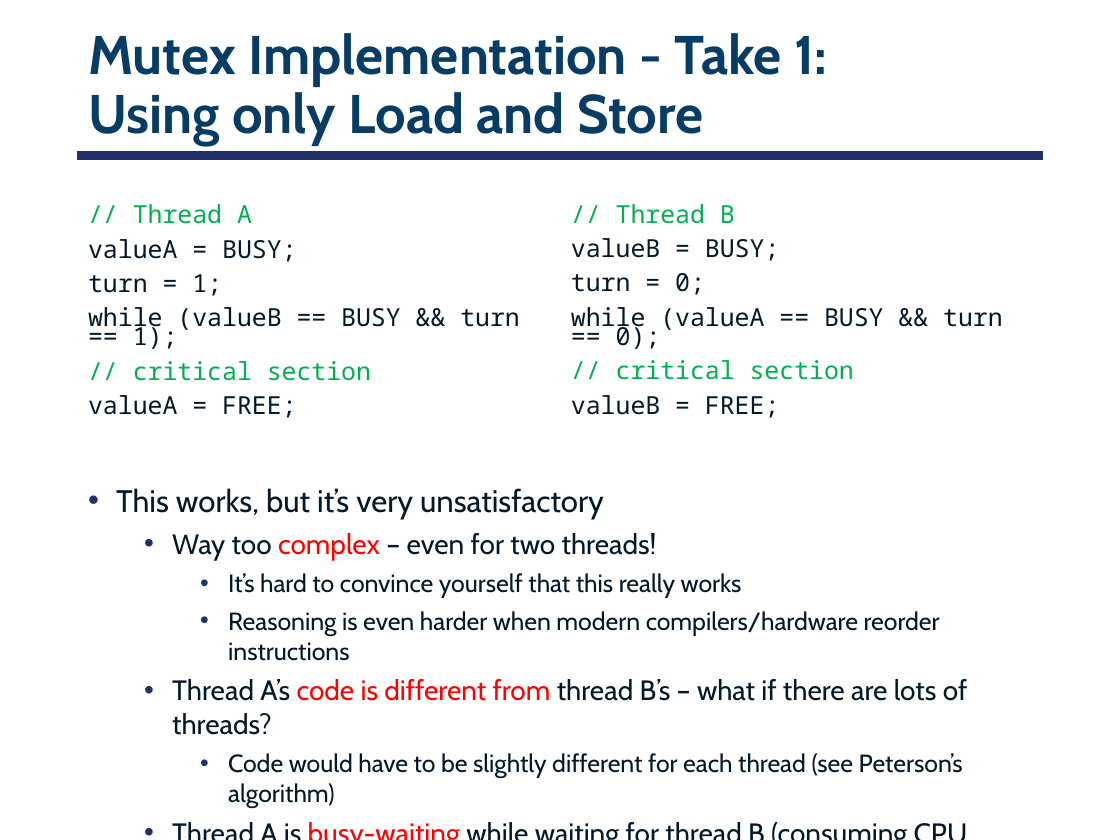
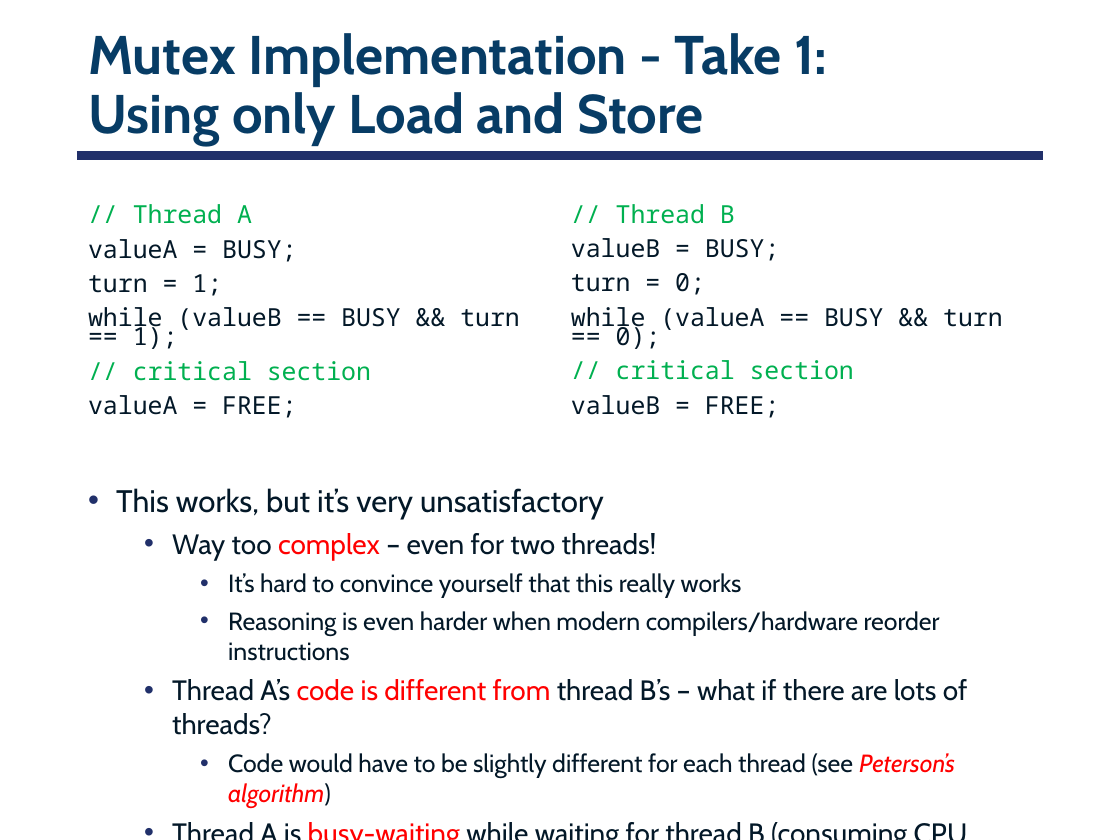
Before and after one commit to smajidzahedi/ECE350, a slide deck: slide 25 of 03-multithreaded.pptx. Drawn at 1120x840 pixels with LibreOffice and Linux fonts; fonts in the diff are those of the drawing. Boxes give left, top, right and bottom in pixels: in the first picture for what was removed or moved away, otherwise in the second. Text is boxed around its words. In the diff, an @@ line names an element or a change of style, - is before the commit and + after.

```diff
--- a/03-multithreaded.pptx
+++ b/03-multithreaded.pptx
@@ text at <box>228,753,955,808</box>: text colour #031828 to #FF0000, italic on in "Peterson’s algorithm)" @@
```
Also in this commit, not shown: 3 other slides changed, 4 other files.
